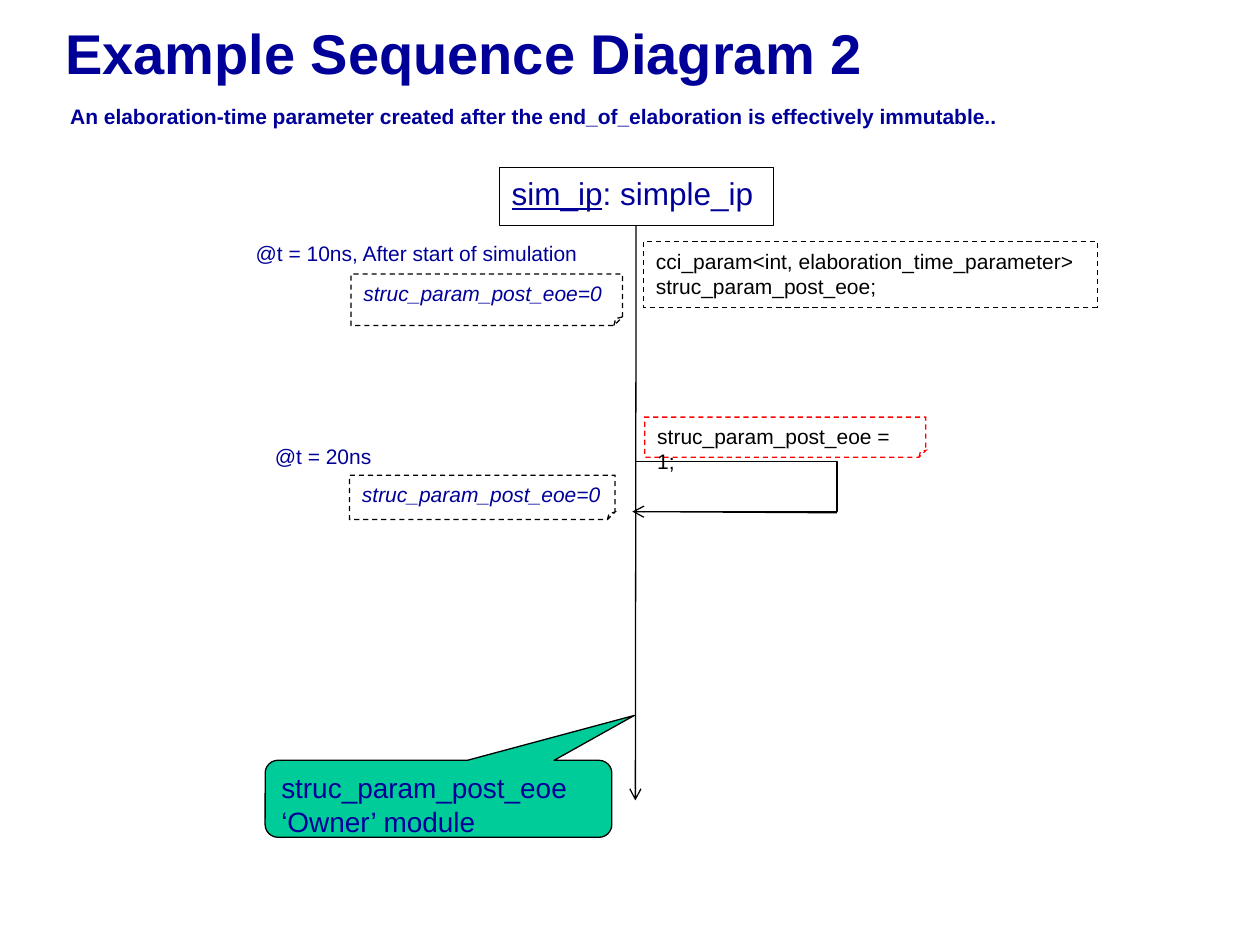
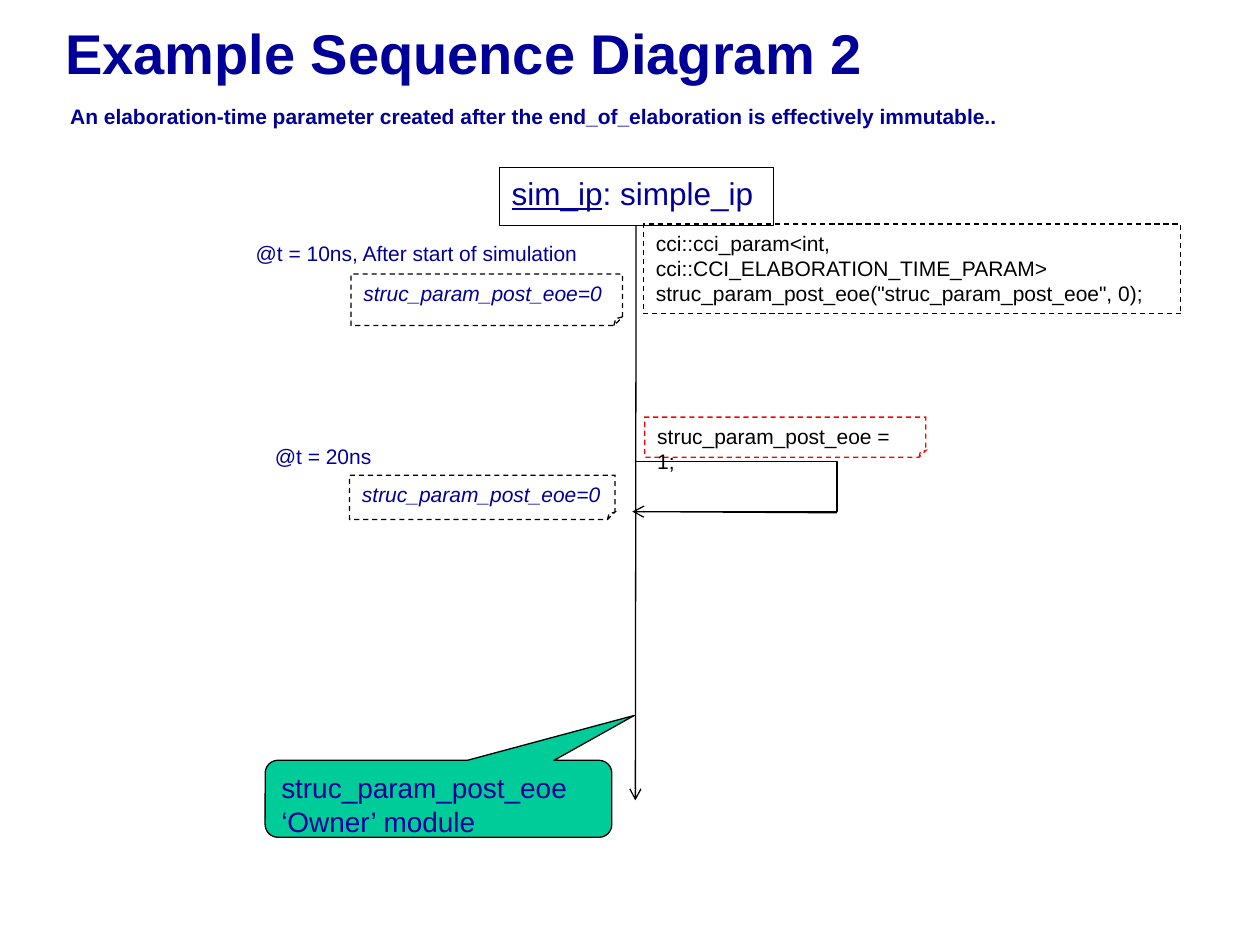
Before and after one commit to accellera-official/cci, a slide deck: slide 4 of examples/ex03_Elab_Time_Param/docs/ex03_Elab_Time_Param.ppt. Drawn at 1260x945 pixels with LibreOffice and Linux fonts; fonts in the diff are those of the drawing; background and template pictures are left out. Boxes give left, top, right and bottom in pixels: in the first picture for what was removed or moved away, otherwise in the second. Text is boxed around its words. In the diff, an @@ line names an element or a change of style, - is before the commit and + after.

Commit message:
Updated examples 1-4 to remove outdated terminolgy and code.
Slides including steps to run examples in Linux and MSVC will be added
to a separate ppt soon.

```diff
--- a/examples/ex03_Elab_Time_Param/docs/ex03_Elab_Time_Param.ppt
+++ b/examples/ex03_Elab_Time_Param/docs/ex03_Elab_Time_Param.ppt
@@ folded corner "cci::cci_param<int, cci::CCI_ELABORATION_TIME_PARAM>": place and size @@
-folded corner "cci::cci_param<int, cci::CCI_ELABORATION_TIME_PARAM>" at <box>644,242,1097,307</box>
+folded corner "cci::cci_param<int, cci::CCI_ELABORATION_TIME_PARAM>" at <box>644,224,1181,314</box>
@@ text in folded corner at <box>656,235,1142,306</box>: text changed @@
-cci_param<int, elaboration_time_parameter> struc_param_post_eoe;
+cci::cci_param<int, cci::CCI_ELABORATION_TIME_PARAM>
+struc_param_post_eoe("struc_param_post_eoe", 0);
```
Also in this commit, not shown: 2 other slides changed, 1 slide added, 2 slides removed, 12 other files.
